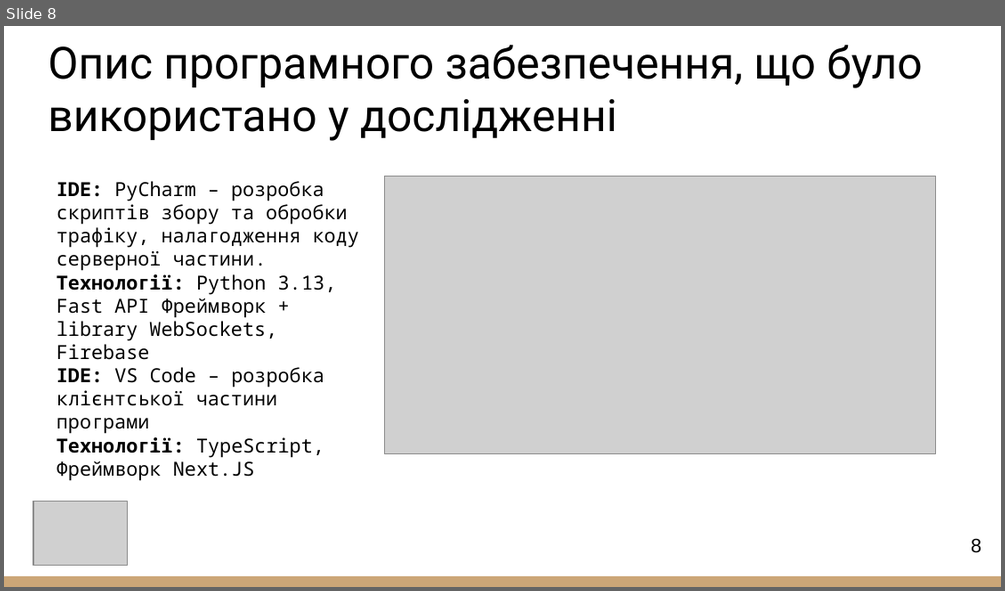
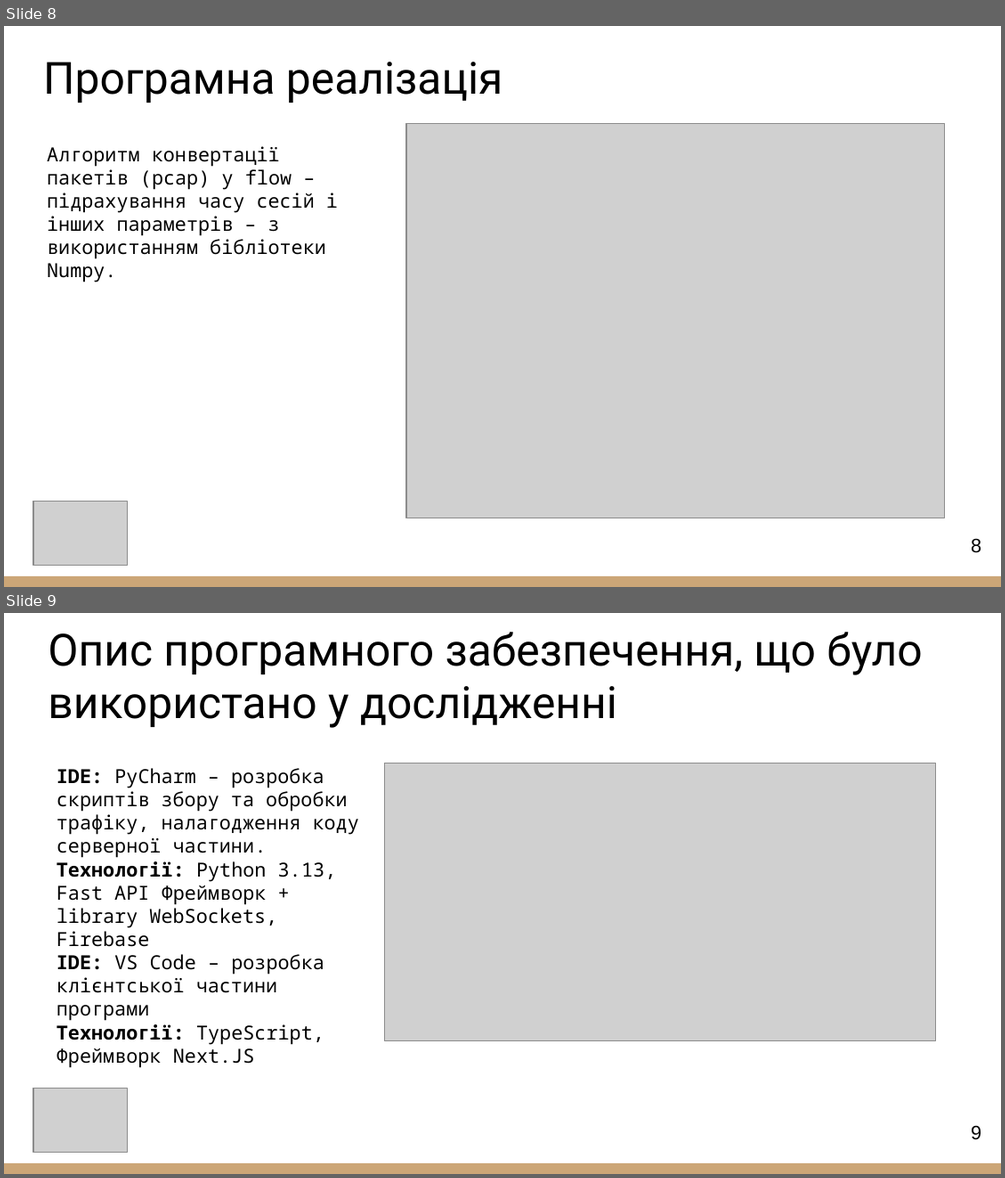
Before and after one commit to mshshshshshsh3/masters, a slide deck: 2025_М_ПІ_ІПЗ-23-4_Шульдінер_М_П.pptx. Shown one above the other, each under a label of ours: slide 8 before the commit, slides 8 and 9 after it. The pictures are 1005x591 and 1005x1178 pixels, drawn with LibreOffice and Linux fonts; fonts in the diff are those of the drawing; grey boxes stand for pictures. Boxes give left, top, right and bottom in pixels: in the first picture for what was removed or moved away, otherwise in the second. Text is boxed around its words. In the diff, an @@ line names an element or a change of style, - is before the commit and + after.

```diff
--- a/2025_М_ПІ_ІПЗ-23-4_Шульдінер_М_П.pptx
+++ b/2025_М_ПІ_ІПЗ-23-4_Шульдінер_М_П.pptx
@@ slide 8 added at [4, 26, 1001, 587], background #FFFFFF; not listed: 1 template element that a slide beside it also shows @@
@@ title added at [43, 62, 502, 103], 32 pt, text #000000 @@
+Програмна реалізація
@@ picture added at [406, 124, 945, 517] @@
@@ text added at [47, 146, 338, 259], 14 pt, text #000000 @@
+Алгоритм конвертації пакетів (pcap) у flow – підрахування часу сесій і інших параметрів – з використанням бібліотеки Numpy.
@@ picture added at [32, 501, 127, 565] @@
@@ page number added at [971, 538, 981, 553], 14 pt, text #000000 @@
+8
@@ what was slide 8 is now slide 9 @@
@@ page number at [971, 1125, 981, 1140]: text changed @@
-8
+9
```
